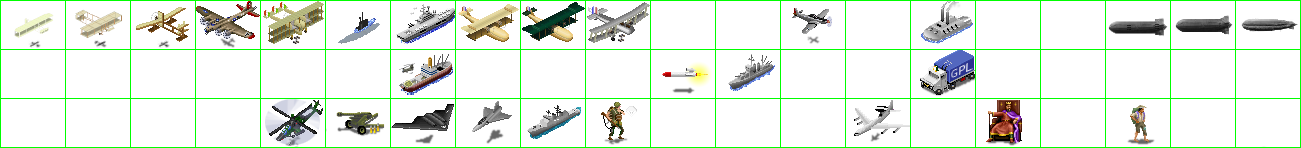
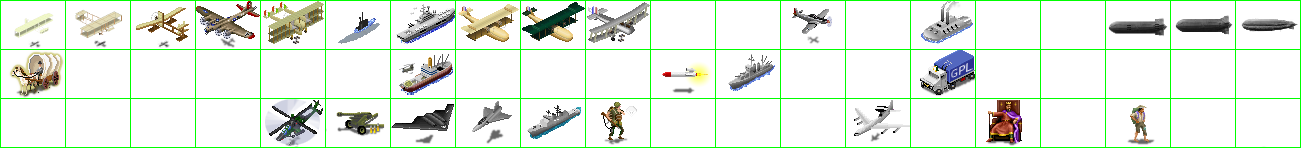
Layered file, before and after one edit (1301 × 148). Changes by layer:
painted on "units" over (12, 54, 61, 98)
added layer "glow" above "Layer" over (8, 50, 65, 98)
